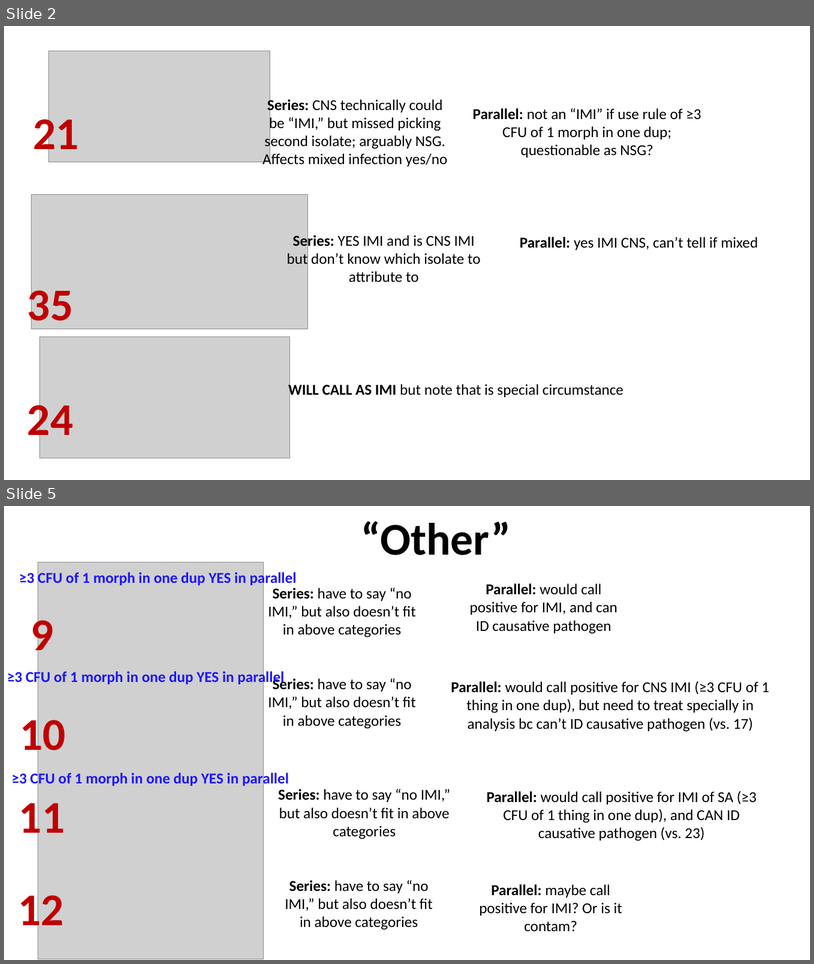
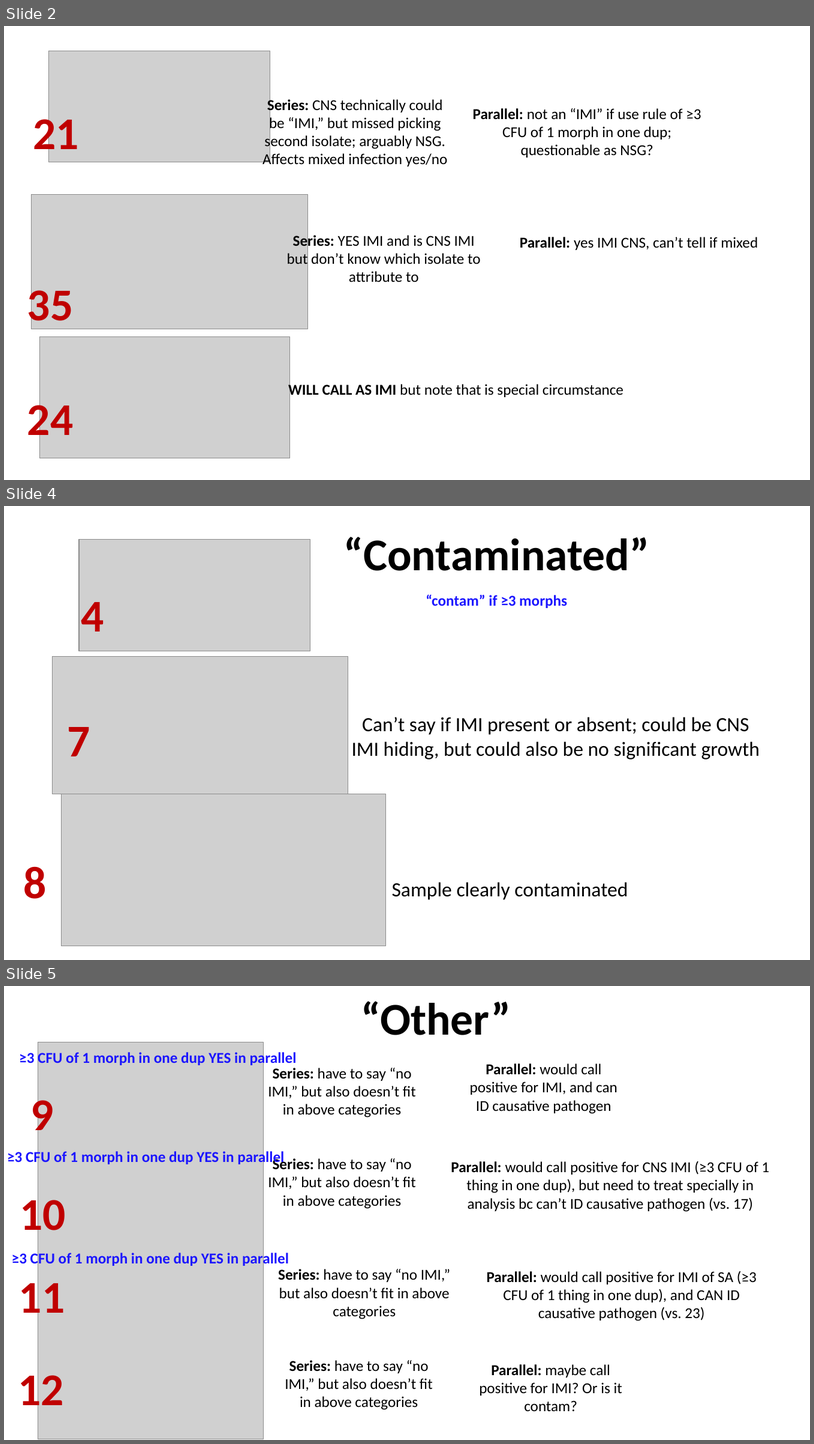
Before and after one commit to caitlin-jeffrey/OREI_Git, a slide deck: OREI_files/10-herd data/IMI definition rules.pptx. Shown one above the other, each under a label of ours: slides 2 and 5 before the commit, slides 2, 4 and 5 after it; the slides between them are not shown. The pictures are 814x964 and 814x1444 pixels, drawn with LibreOffice and Linux fonts; fonts in the diff are those of the drawing; grey boxes stand for pictures. Boxes give left, top, right and bottom in pixels: in the first picture for what was removed or moved away, otherwise in the second. Text is boxed around its words. In the diff, an @@ line names an element or a change of style, - is before the commit and + after.

```diff
--- a/OREI_files/10-herd data/IMI definition rules.pptx
+++ b/OREI_files/10-herd data/IMI definition rules.pptx
@@ slide 4 added at (4, 506, 810, 960), background #FFFFFF @@
@@ picture added at (79, 539, 311, 651) @@
@@ text added at (344, 537, 650, 571), 54 pt, text #000000, bold @@
+“Contaminated”
@@ text added at (426, 594, 567, 608), 18 pt, text #1B15FF, bold @@
+“contam” if ≥3 morphs
@@ text added at (81, 602, 104, 631), 54 pt, text #C00000, bold @@
+4
@@ picture added at (53, 656, 348, 793) @@
@@ text added at (352, 717, 761, 759), 24 pt, text #000000 @@
+Can’t say if IMI present or absent; could be CNS IMI hiding, but could also be no significant growth
@@ text added at (68, 727, 90, 756), 54 pt, text #C00000, bold @@
+7
@@ picture added at (62, 794, 386, 946) @@
@@ text added at (23, 866, 46, 898), 54 pt, text #C00000, bold @@
+8
@@ text added at (392, 882, 628, 900), 24 pt, text #000000 @@
+Sample clearly contaminated
```
Also in this commit, not shown: 1 slide changed, 2 other slides added, 27 other files.
